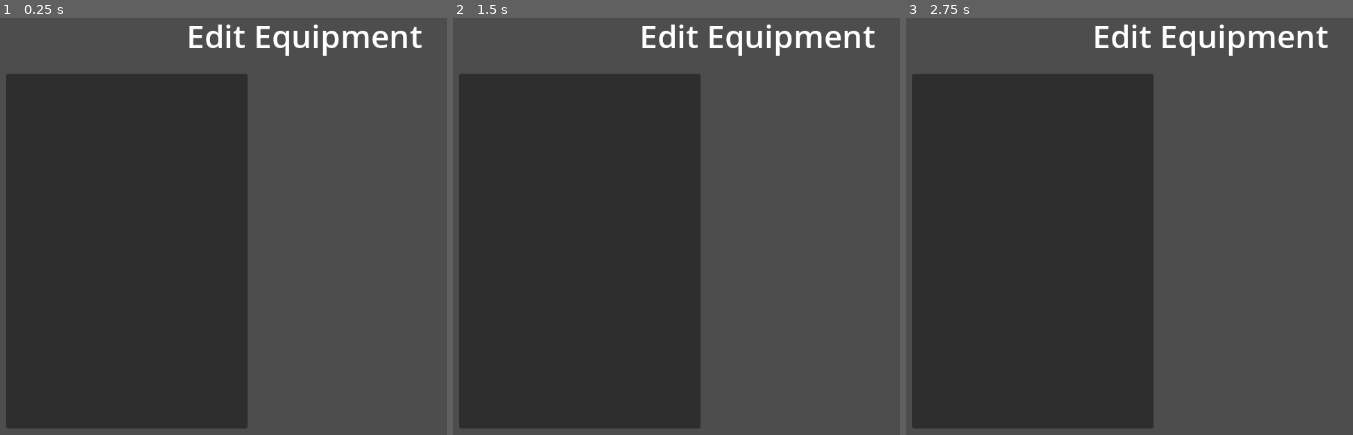
Above: before the commit, frames 1-3 (left to right).
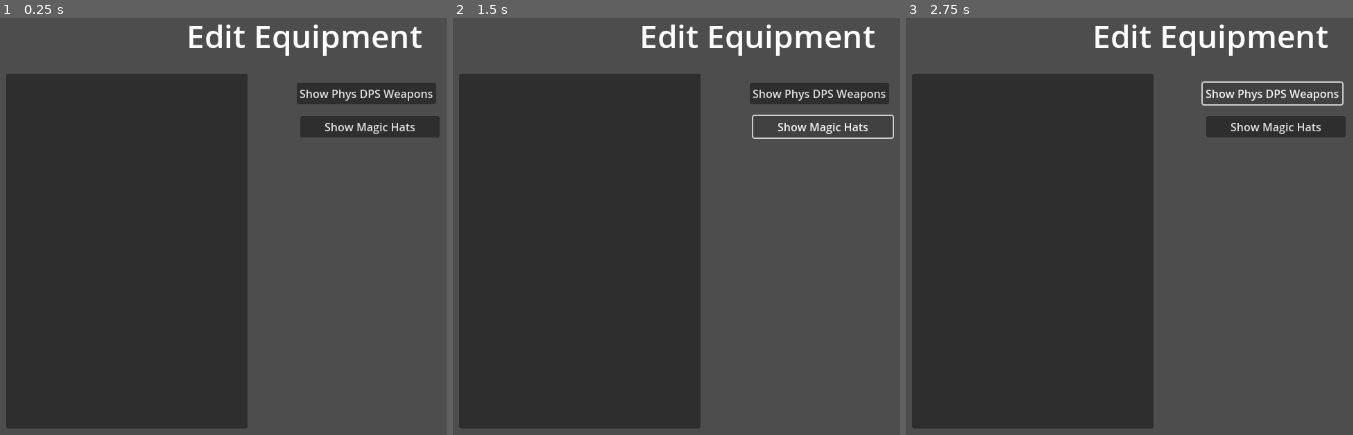
Above: after the commit, the same moments.

Repository: JuneauPlayz/idlemultiplayerexperiment
Game: Godot game, scene res://change_equipment.tscn
Same seed, same stepped clock (60 frames per second), same inputs: the game is played once before the commit and once after it. This scene is started directly instead of the project's main scene.
Inputs (mouse positions are in pixels of both pictures, inside the frame that each line leads up to):
- Up to frame 1 (0.25 s): no input
- Up to frame 2 (1.5 s): click (819, 93) at 0.5 s, where only the run after the commit has a clickable "Show Phys DPS Weapons"; click (824, 126) at 1.25 s, where only the run after the commit has a clickable "Show Magic Hats"
- Up to frame 3 (2.75 s): click (1272, 93) at 2 s, where only the run after the commit has a clickable "Show Phys DPS Weapons"

The runs differ from the first frame. In frame 1, 2.9% of the frame differs, in the area x 66-99%, y 15-29%; in frame 2, 2.0%; in frame 3, 2.1%.
Error after the commit: Attempt to call function 'get_items' in base 'null instance' on a null instance. (res://change_equipment.gd:14)

Commit message:
equipmentw ork

Diff:
--- a/change_equipment.gd
+++ b/change_equipment.gd
@@ -1,6 +1,26 @@
 extends Node2D
+const INVENTORY_ITEM = preload("res://inventory_item.tscn")
+@onready var item_showcase: GridContainer = $PanelContainer/MarginContainer/ItemShowcase
 
+var game
 
 # Called when the node enters the scene tree for the first time.
 func _ready() -> void:
-	pass
+	game = get_tree().get_first_node_in_group("game")
+
+func show_items(type):
+	for item in item_showcase.get_children():
+		item.queue_free()
+	for item in game.get_items(type):
+		var new_item = INVENTORY_ITEM.instantiate()
+		item_showcase.add_child(new_item)
+		new_item.update(new_item.image, item['name'])
+
+
+
+func _on_button_pressed() -> void:
+	show_items("PhysicalDPSWeapon")
+
+
+func _on_button_2_pressed() -> void:
+	show_items("MagicDPSHeadpiece")
--- a/change_equipment.tscn
+++ b/change_equipment.tscn
@@ -36,3 +36,20 @@
 
 [node name="Inventory" type="Node" parent="."]
 script = ExtResource("2_n8b2i")
+
+[node name="Button" type="Button" parent="."]
+offset_left = 500.0
+offset_top = 105.0
+offset_right = 701.0
+offset_bottom = 136.0
+text = "Show Phys DPS Weapons"
+
+[node name="Button2" type="Button" parent="."]
+offset_left = 505.0
+offset_top = 153.0
+offset_right = 706.0
+offset_bottom = 184.0
+text = "Show Magic Hats"
+
+[connection signal="pressed" from="Button" to="." method="_on_button_pressed"]
+[connection signal="pressed" from="Button2" to="." method="_on_button_2_pressed"]
--- /dev/null
+++ b/inventory_item.gd
@@ -0,0 +1,8 @@
+extends Control
+
+@onready var image: TextureRect = $Image
+@onready var item_name: RichTextLabel = $ItemName
+
+func update(image, name):
+	self.image = image
+	self.item_name.text = name
--- /dev/null
+++ b/inventory_item.tscn
@@ -0,0 +1,26 @@
+[gd_scene load_steps=3 format=3 uid="uid://c3lt6rtuiwfal"]
+
+[ext_resource type="Texture2D" uid="uid://b6stqcssem0a4" path="res://quyestionmark.png" id="1_5b765"]
+[ext_resource type="Script" uid="uid://ckhhvvxop614k" path="res://inventory_item.gd" id="1_gmchj"]
+
+[node name="InventoryItem" type="Control"]
+layout_mode = 3
+anchors_preset = 0
+script = ExtResource("1_gmchj")
+
+[node name="Image" type="TextureRect" parent="."]
+layout_mode = 0
+offset_right = 75.0
+offset_bottom = 75.0
+texture = ExtResource("1_5b765")
+expand_mode = 1
+
+[node name="ItemName" type="RichTextLabel" parent="."]
+layout_mode = 0
+offset_left = -1.0
+offset_top = 77.0
+offset_right = 73.0
+offset_bottom = 102.0
+theme_override_font_sizes/normal_font_size = 12
+text = "ItemName"
+horizontal_alignment = 1
--- a/scripts/game.gd
+++ b/scripts/game.gd
@@ -26,6 +26,8 @@
 func new_scene(scene):
 	if current_scene != null:
 		current_scene.queue_free()
+	if scene == MAIN_MENU:
+		load_inventory()
 	current_scene = scene.instantiate()
 	self.add_child(current_scene)
 
Not shown, added: inventory_item.gd.uid
Binary file added: quyestionmark.png
Not shown, added: quyestionmark.png.import
